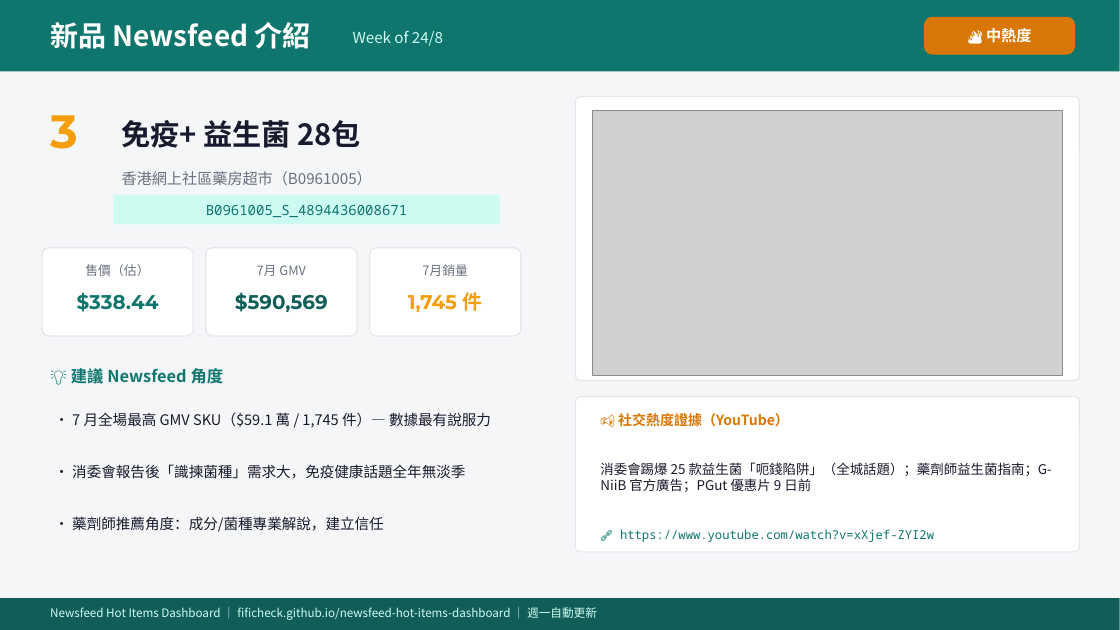
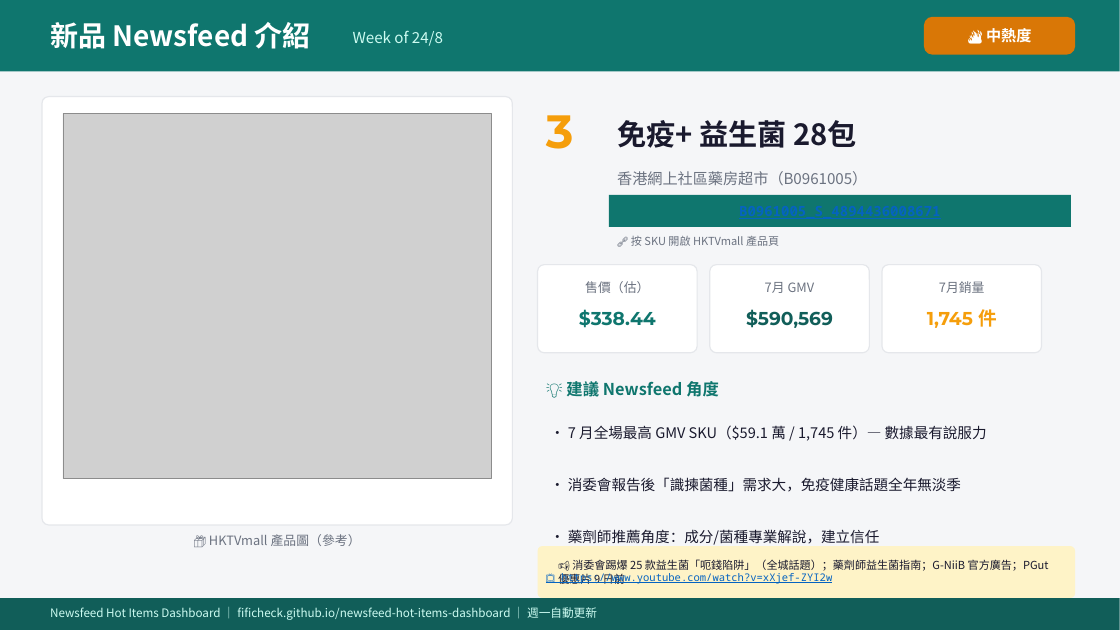
Before and after one commit to FIFICHECK/newsfeed-hot-items-dashboard, a slide deck: slide 1 of ppt/2026-08-24_B0961005_S_4894436008671.pptx. Drawn at 1120x630 pixels with LibreOffice and Linux fonts; fonts in the diff are those of the drawing; grey boxes stand for pictures. Boxes give left, top, right and bottom in pixels: in the first picture for what was removed or moved away, otherwise in the second. Text is boxed around its words. In the diff, an @@ line names an element or a change of style, - is before the commit and + after.

Commit message:
Add per-SKU PPT: 2026-08-24_B0961005_S_4894436008671.pptx

```diff
--- a/ppt/2026-08-24_B0961005_S_4894436008671.pptx
+++ b/ppt/2026-08-24_B0961005_S_4894436008671.pptx
@@ rounded rectangle: place and size @@
-rounded rectangle at (206,248,357,336)
+rounded rectangle at (42,97,513,525)
@@ rounded rectangle at (42,97,513,525): proportions changed @@
@@ picture: place and size @@
-picture at (592,111,1063,376)
+picture at (63,113,492,479)
@@ text "3": place and size @@
-text "3" at (50,115,78,149)
+text "3" at (546,115,574,149)
@@ rounded rectangle removed at (576,97,1080,381) @@
@@ text "免疫+ 益生菌 28包": place and size @@
-text "免疫+ 益生菌 28包" at (122,120,362,148)
+text "免疫+ 益生菌 28包" at (617,120,857,148)
@@ text "香港網上社區藥房超市（B0961005）": place and size @@
-text "香港網上社區藥房超市（B0961005）" at (122,171,372,185)
+text "香港網上社區藥房超市（B0961005）" at (617,171,867,185)
@@ rectangle removed at (113,195,500,224) @@
-B0961005_S_4894436008671
@@ rectangle added at (609,195,1071,227), fill #0F766E @@
@@ text added at (631,236,779,246), 9.5 pt, text #6B7280 @@
+🔗 按 SKU 開啟 HKTVmall 產品頁
@@ rounded rectangle: place and size @@
-rounded rectangle at (370,248,521,336)
+rounded rectangle at (538,265,697,353)
@@ rounded rectangle: place and size @@
-rounded rectangle at (42,248,193,336)
+rounded rectangle at (710,265,870,353)
@@ rounded rectangle added at (882,265,1042,353), fill #FFFFFF, outline #E5E7EB 1 pt @@
@@ text "售價（估）": place and size @@
-text "售價（估）" at (85,264,149,276)
+text "售價（估）" at (585,281,649,293)
@@ text "$338.44": place and size @@
-text "$338.44" at (77,292,159,312)
+text "$338.44" at (579,309,656,328)
@@ text "7月 GMV": place and size @@
-text "7月 GMV" at (257,265,306,276)
+text "7月 GMV" at (765,282,815,293)
@@ text "$590,569": place and size @@
-text "$590,569" at (235,292,328,312)
+text "$590,569" at (746,309,833,328)
@@ size 17 to 16 pt in 3 elements at (579,309,656,328), (746,309,833,328), (927,309,997,328) @@
@@ text "7月銷量": place and size @@
-text "7月銷量" at (422,264,468,276)
+text "7月銷量" at (939,281,985,293)
@@ text "1,745 件": place and size @@
-text "1,745 件" at (408,292,483,312)
+text "1,745 件" at (927,309,997,328)
@@ text "💡 建議 Newsfeed 角度": place and size @@
-text "💡 建議 Newsfeed 角度" at (71,365,224,387)
+text "💡 建議 Newsfeed 角度" at (566,378,719,400)
@@ text "• 7 月全場最高 GMV SKU（$59.1 ...": place and size @@
-text "• 7 月全場最高 GMV SKU（$59.1 ..." at (72,412,491,428)
+text "• 7 月全場最高 GMV SKU（$59.1 ..." at (568,425,987,441)
@@ rounded rectangle removed at (576,397,1080,552) @@
@@ text removed at (618,413,789,427) @@
-📢 社交熱度證據（YouTube）
@@ text "• 消委會報告後「識揀菌種」需求大，免疫健康話題全年無淡季": place and size @@
-text "• 消委會報告後「識揀菌種」需求大，免疫健康話題全年無淡季" at (72,464,465,479)
+text "• 消委會報告後「識揀菌種」需求大，免疫健康話題全年無淡季" at (568,477,961,492)
@@ text added at (209,534,361,546), 11 pt, text #6B7280 @@
+📦 HKTVmall 產品圖（參考）
@@ text "• 藥劑師推薦角度：成分/菌種專業解說，建立信任": place and size @@
-text "• 藥劑師推薦角度：成分/菌種專業解說，建立信任" at (72,516,384,532)
+text "• 藥劑師推薦角度：成分/菌種專業解說，建立信任" at (568,529,880,547)
@@ rounded rectangle added at (538,546,1075,598), fill #FEF3C7 @@
@@ text at (558,559,1049,586): text changed; size 11.5 to 9.5 pt @@
-消委會踢爆 25 款益生菌「呃錢陷阱」（全城話題）；藥劑師益生菌指南；G-NiiB 官方廣告；PGut 優惠片 9 日前
+📢 消委會踢爆 25 款益生菌「呃錢陷阱」（全城話題）；藥劑師益生菌指南；G-NiiB 官方廣告；PGut 優惠片 9 日前
@@ text at (561,573,832,584): text changed; size 10.5 to 9 pt; text colour #0F766E to #0563C1 @@
-🔗 https://www.youtube.com/watch?v=xXjef-ZYI2w
+📺 https://www.youtube.com/watch?v=xXjef-ZYI2w
```
